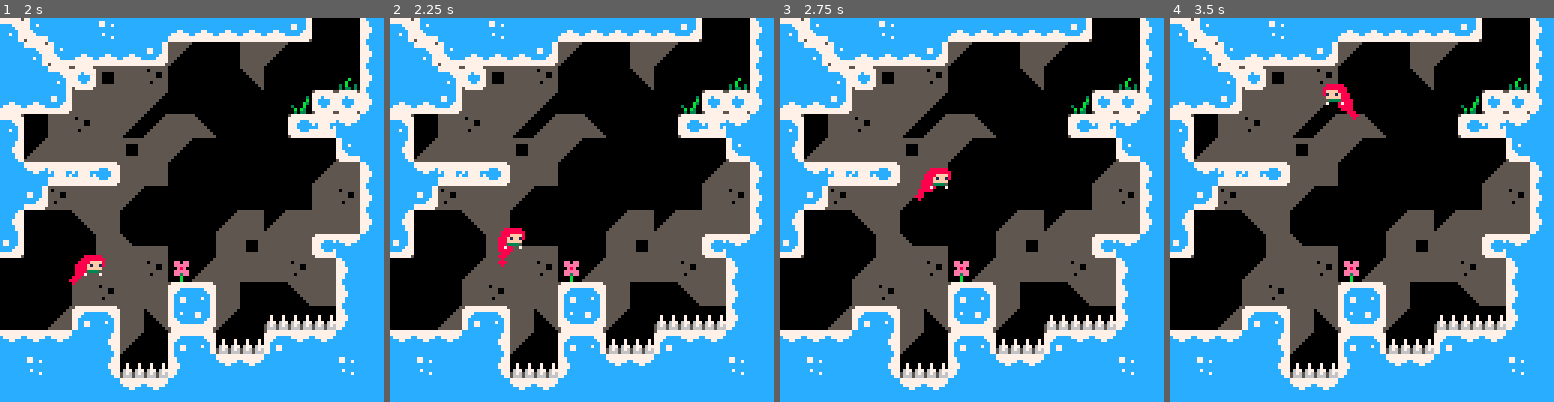
Above: before the commit, frames 1-4 (left to right).
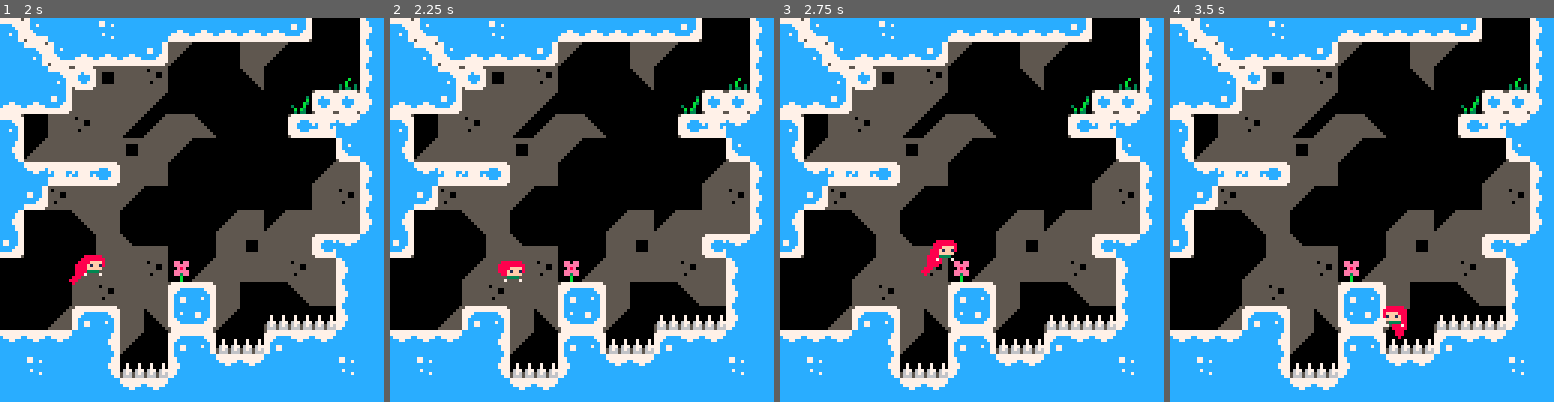
Above: after the commit, the same moments.

Repository: wesen/carts
Game: PICO-8 cartridge games/celeste/celeste-copy.p8
Same seed, same stepped clock (60 frames per second), same inputs: the game is played once before the commit and once after it.
Inputs:
- Up to frame 1 (2 s): tap X (X key) at 0.33, 1.07, 1.85 s; tap O (Z key) at 0.7, 1.7 s; hold Right from 1.6 s (still down)
- Up to frame 2 (2.25 s): release Right at 2.1 s; tap O (Z key) at 2.1 s; hold Up from 2.15 s (still down)
- Up to frame 3 (2.75 s): release Up at 2.42 s; hold Right from 2.47 s (still down); tap O (Z key) at 2.5 s
- Up to frame 4 (3.5 s): tap O (Z key) at 2.9, 3.3 s; tap X (X key) at 2.97 s; release Right at 3.03 s; hold Left from 3.08 s (still down)

Frame 1 is identical in both runs. In frame 2, 0.7% of the frame differs, in the area x 28-36%, y 54-69%; in frame 3, 0.8%, in the area x 35-47%, y 39-68%; in frame 4, 0.8%.

Commit message:
Add grace period to do double jumps

Diff:
--- a/games/celeste/celeste-copy.lua
+++ b/games/celeste/celeste-copy.lua
@@ -19,6 +19,7 @@
 -- x solidity checks
 -- x objects
 -- multijumps
+-- walljumps
 -- spawn player
 -- platforms
 -- dash
@@ -48,10 +49,12 @@
         -- jump
         this.p_jump=false
         this.jbuffer=0
+        this.grace=0
         this.was_on_ground=false
 
         -- solidity checks
         this.hitbox={x=1,y=3,w=6,h=5}
+
 
         create_hair(this)
     end,
@@ -67,6 +70,12 @@
             this.jbuffer=4
         elseif this.jbuffer>0 then
             this.jbuffer-=1
+        end
+
+        if on_ground then
+            this.grace=6
+        elseif this.grace>0 then
+            this.grace-=1
         end
 
         local maxrun=1
@@ -99,9 +108,12 @@
 
         -- jump
         if this.jbuffer>0 then
-            psfx(1)
-            this.jbuffer=0
-            this.spd.y=-2
+            if this.grace>0 then
+                psfx(1)
+                this.jbuffer=0
+                this.spd.y=-2
+                this.grace=0
+            end
         end
 
         if not on_ground then
--- a/games/celeste/celeste-copy.p8
+++ b/games/celeste/celeste-copy.p8
@@ -22,6 +22,7 @@
 -- x solidity checks
 -- x objects
 -- multijumps
+-- walljumps
 -- spawn player
 -- platforms
 -- dash
@@ -51,10 +52,12 @@
         -- jump
         this.p_jump=false
         this.jbuffer=0
+        this.grace=0
         this.was_on_ground=false
 
         -- solidity checks
         this.hitbox={x=1,y=3,w=6,h=5}
+
 
         create_hair(this)
     end,
@@ -72,6 +75,12 @@
             this.jbuffer-=1
         end
 
+        if on_ground then
+            this.grace=6
+        elseif this.grace>0 then
+            this.grace-=1
+        end
+
         local maxrun=1
         local accel=0.6
         local deccel=0.15
@@ -102,9 +111,12 @@
 
         -- jump
         if this.jbuffer>0 then
-            psfx(1)
-            this.jbuffer=0
-            this.spd.y=-2
+            if this.grace>0 then
+                psfx(1)
+                this.jbuffer=0
+                this.spd.y=-2
+                this.grace=0
+            end
         end
 
         if not on_ground then
